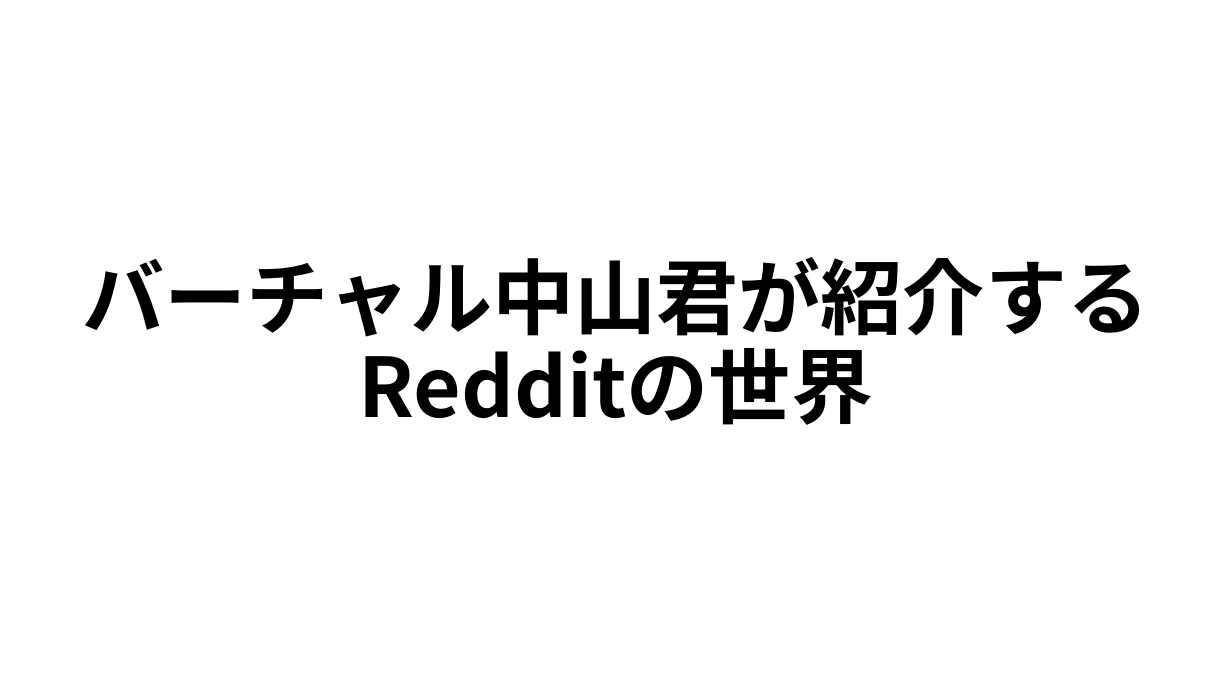
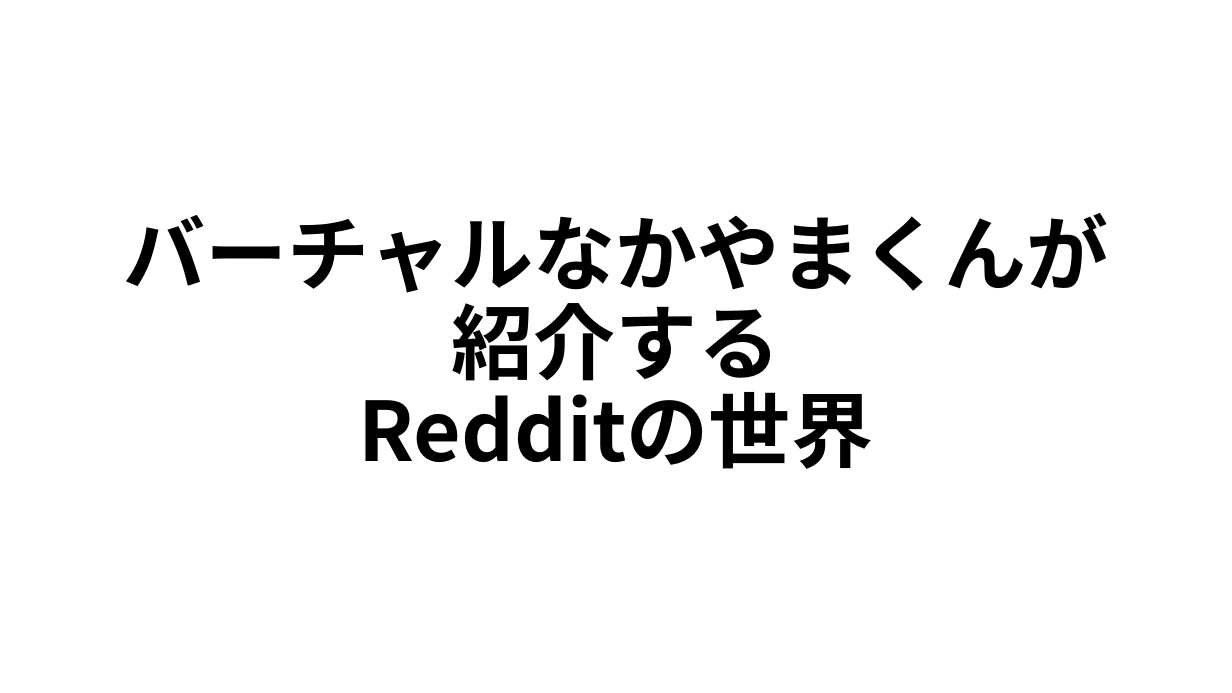
Before and after one commit to hystking/vvtv-presentation, a slide deck: slide 1 of base.pptx. Drawn at 1232x693 pixels with LibreOffice and Linux fonts; fonts in the diff are those of the drawing. Boxes give left, top, right and bottom in pixels: in the first picture for what was removed or moved away, otherwise in the second. Text is boxed around its words. In the diff, an @@ line names an element or a change of style, - is before the commit and + after.

```diff
--- a/base.pptx
+++ b/base.pptx
@@ title at [124,213,1109,469]: text changed @@
-バーチャル中山君が紹介する
-Redditの世界
+バーチャルなかやまくんが
+紹介する
+Redditの世界
```
Also in this commit, not shown: 11 other slides changed, 46 slides added, 4 slides removed, 9 other files.
